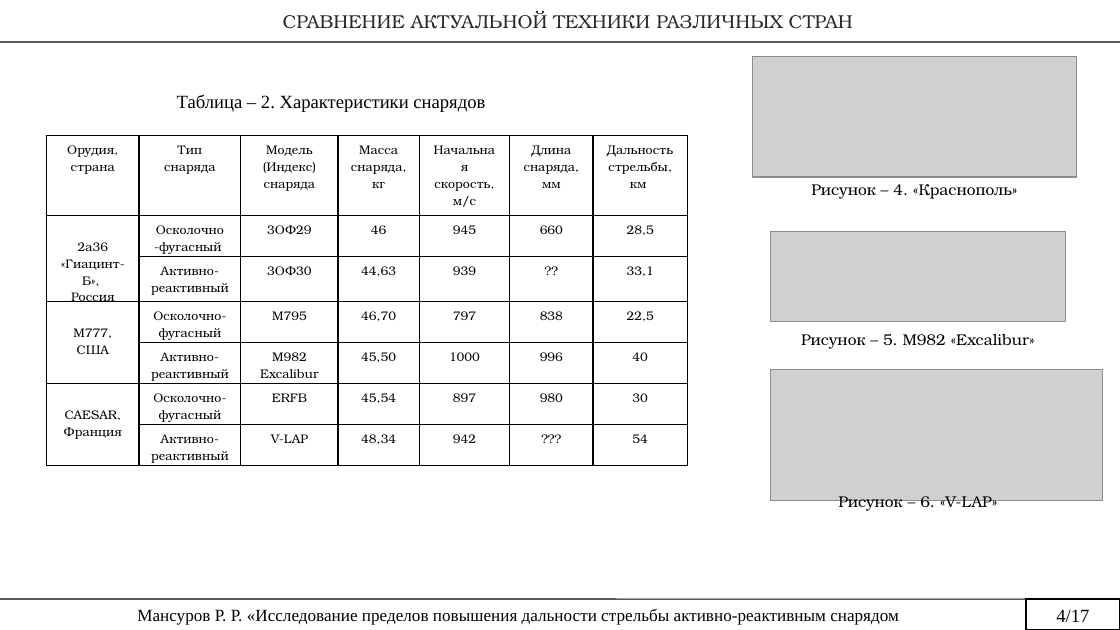
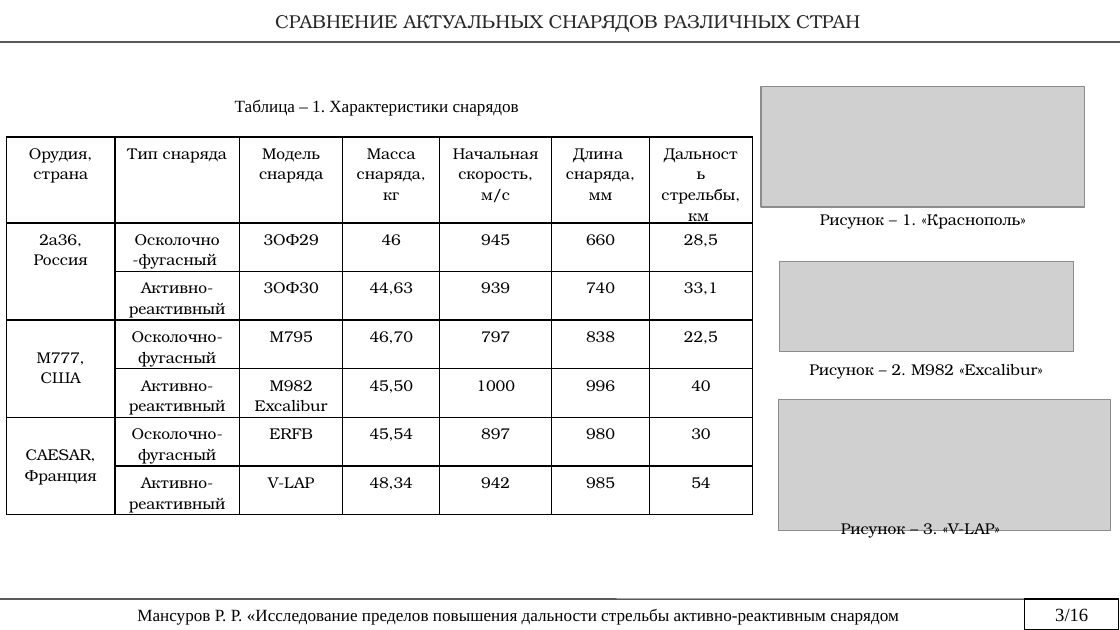
Before and after one commit to rustam-mansurov/cats, a slide deck: slide 3 of Диссертация/Мансуров Презентация.pptx (slide 4 before the commit). Drawn at 1120x630 pixels with LibreOffice and Linux fonts; fonts in the diff are those of the drawing; grey boxes stand for pictures. Boxes give left, top, right and bottom in pixels: in the first picture for what was removed or moved away, otherwise in the second. Text is boxed around its words. In the diff, an @@ line names an element or a change of style, - is before the commit and + after.

```diff
--- a/Диссертация/Мансуров Презентация.pptx
+++ b/Диссертация/Мансуров Презентация.pptx
@@ text at (275, 15, 860, 32): text changed @@
-СРАВНЕНИЕ АКТУАЛЬНОЙ ТЕХНИКИ РАЗЛИЧНЫХ СТРАН
+СРАВНЕНИЕ АКТУАЛЬНЫХ СНАРЯДОВ РАЗЛИЧНЫХ СТРАН
@@ picture: place and size @@
-picture at (753, 57, 1076, 178)
+picture at (760, 86, 1084, 207)
@@ text at (235, 100, 519, 116): text changed; size 12 to 11 pt @@
-Таблица – 2. Характеристики снарядов
+Таблица – 1. Характеристики снарядов
@@ table at (7, 137, 752, 517) @@
-row 1, column 3: Модель / (Индекс) снаряда
+row 1, column 3: Модель / снаряда
-row 1, column 6: Длина снаряда, мм
+row 1, column 6: Длина / снаряда, мм
-row 2, column 1: 2а36 «Гиацинт-Б», / Россия
+row 2, column 1: 2а36, / Россия
-row 3, column 6: ??
+row 3, column 6: 740
-row 7, column 6: ???
+row 7, column 6: 985
@@ size 8 to 10 pt in "Орудия, страна", "Тип снаряда", "Масса снаряда, кг", "Начальная скорость, м/с" and 39 more places @@
@@ table: place and size @@
-table at (47, 136, 689, 467)
+table at (7, 137, 752, 517)
@@ text at (820, 214, 1020, 229): text changed @@
-Рисунок – 4. «Краснополь»
+Рисунок – 1. «Краснополь»
@@ picture: place and size @@
-picture at (771, 232, 1065, 323)
+picture at (780, 261, 1074, 352)
@@ text at (809, 364, 1043, 379): text changed @@
-Рисунок – 5. М982 «Excalibur»
+Рисунок – 2. М982 «Excalibur»
@@ picture: place and size @@
-picture at (771, 370, 1103, 501)
+picture at (778, 400, 1111, 531)
@@ text at (841, 523, 1000, 540): text changed @@
-Рисунок – 6. «V-LAP»
+Рисунок – 3. «V-LAP»
@@ text "3/16": place and size @@
-text "3/16" at (1026, 599, 1120, 629)
+text "3/16" at (1055, 608, 1088, 621)
@@ text "3/16" at (1055, 608, 1088, 621): outline #000000 0.25 pt to none @@
@@ text at (1055, 608, 1088, 621): text changed @@
-4/17
+3/16
```
Also in this commit, not shown: 12 other slides changed, 1 slide added, 7 slides removed, 16 other files.
